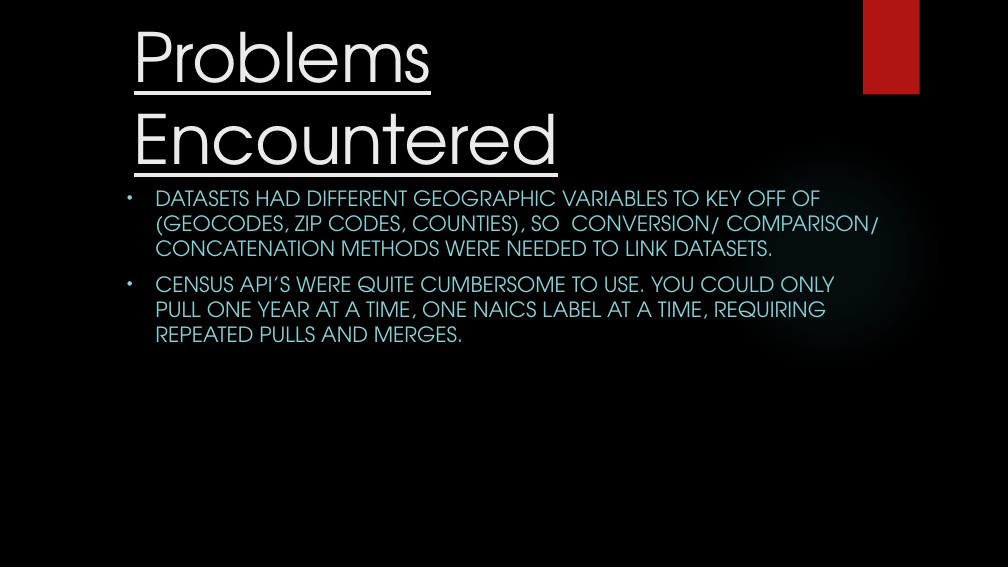
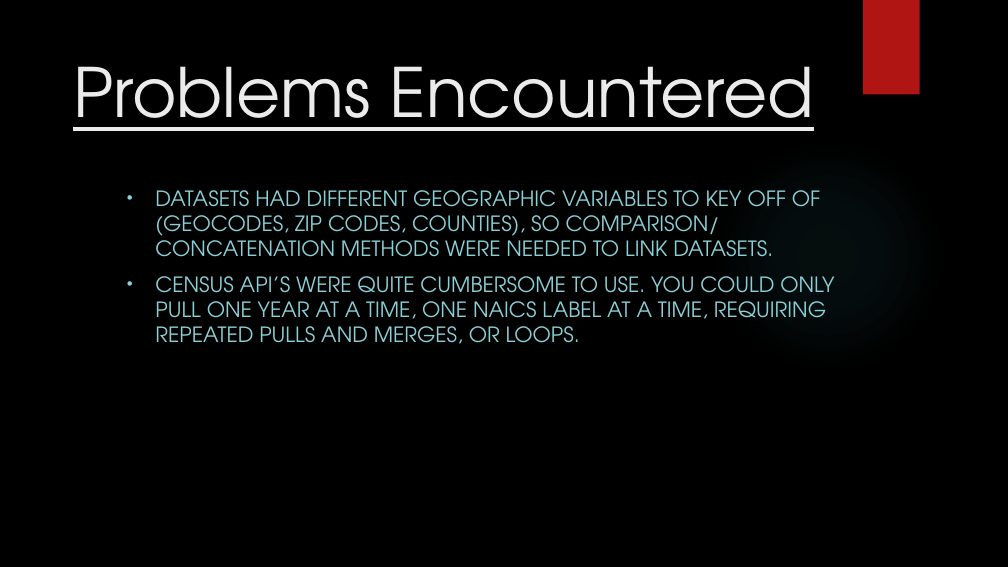
Before and after one commit to Falcon-d/Project-1-Broadband-Access, a slide deck: slide 5 of Project 1 Deck.pptx. Drawn at 1008x567 pixels with LibreOffice and Linux fonts; fonts in the diff are those of the drawing; background and template pictures are left out. Boxes give left, top, right and bottom in pixels: in the first picture for what was removed or moved away, otherwise in the second. Text is boxed around its words. In the diff, an @@ line names an element or a change of style, - is before the commit and + after.

```diff
--- a/Project 1 Deck.pptx
+++ b/Project 1 Deck.pptx
@@ title "Problems Encountered" rewrapped from (134,31,558,196) to (73,66,814,131) @@
@@ subtitle at (155,190,834,344): text changed @@
-• DATASETS HAD DIFFERENT GEOGRAPHIC VARIABLES TO KEY OFF OF (GEOCODES, ZIP CODES, COUNTIES), SO CONVERSION/ COMPARISON/ CONCATENATION METHODS WERE NEEDED TO LINK DATASETS.
-• CENSUS API’S WERE QUITE CUMBERSOME TO USE. YOU COULD ONLY PULL ONE YEAR AT A TIME, ONE NAICS LABEL AT A TIME, REQUIRING REPEATED PULLS AND MERGES.
+• DATASETS HAD DIFFERENT GEOGRAPHIC VARIABLES TO KEY OFF OF (GEOCODES, ZIP CODES, COUNTIES), SO COMPARISON/ CONCATENATION METHODS WERE NEEDED TO LINK DATASETS.
+• CENSUS API’S WERE QUITE CUMBERSOME TO USE. YOU COULD ONLY PULL ONE YEAR AT A TIME, ONE NAICS LABEL AT A TIME, REQUIRING REPEATED PULLS AND MERGES, OR LOOPS.
```
Also in this commit, not shown: 8 other slides changed.
